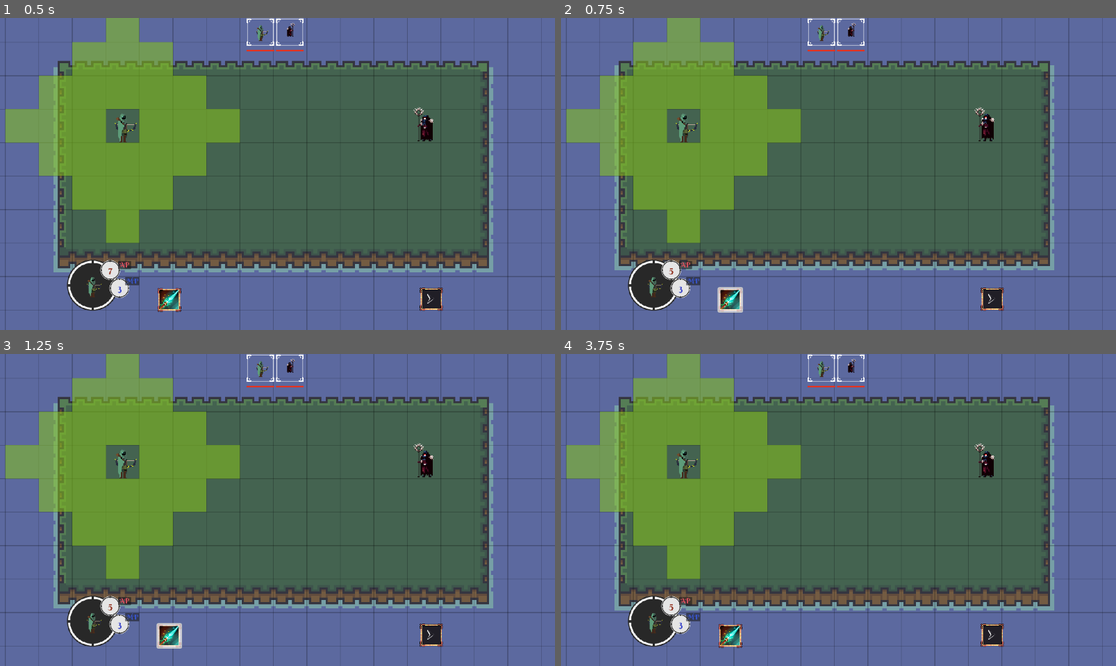
Above: before the commit, frames 1-4 (two rows, left to right).
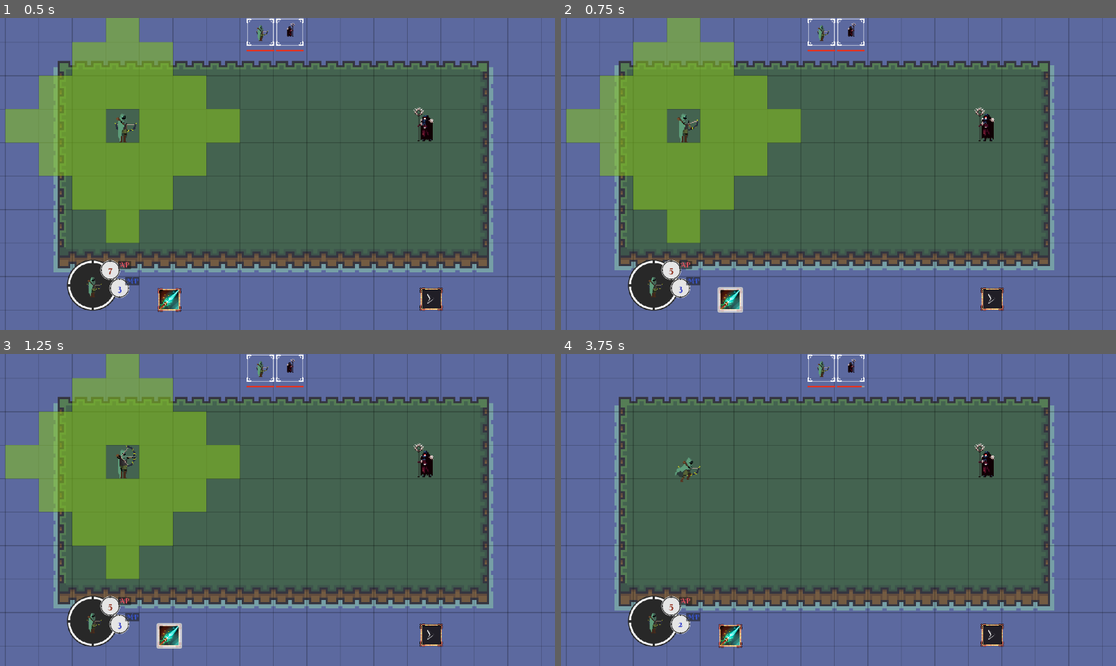
Above: after the commit, the same moments.

Repository: Xeronax/laughing-arrow
Game: Godot game, scene res://Main.tscn
Two runs of this game, one before a commit and one after it. Both use one fixed random seed, a clock stepped at 60 frames per second and the inputs below.
Inputs (mouse positions are in pixels of both pictures, inside the frame that each line leads up to):
- Up to frame 1 (0.5 s): no input
- Up to frame 2 (0.75 s): click (733, 298) at 0.5 s
- Up to frame 3 (1.25 s): no input
- Up to frame 4 (3.75 s): click (821, 369) at 1.27 s; click (821, 369) at 2.02 s; move the mouse to (960, 494) at 2.77 s; click (960, 494) at 2.92 s; tap Enter at 3.5 s; move the mouse to (727, 525) at 3.52 s; click (727, 525) at 3.67 s

Frame 1 is identical in both runs. In frame 2, less than 0.1% of the frame differs, in the area x 20-25%, y 30-40%; in frame 3, 0.1%; in frame 4, 16%, in the area x 1-55%, y 0-89%.

Commit message:
Movement

Diff:
--- a/characters/battle_character.gd
+++ b/characters/battle_character.gd
@@ -35,6 +35,7 @@
 		_highlight_movement_range()
 
 func end_turn() -> void:
+	movement_cells.clear()
 	is_turn = false
 	Global.highlight_map.clear()
 	turn_ending.emit()
@@ -65,17 +66,34 @@
 	animation.play("popup")
 
 func move(cell: Vector2i) -> void:
-	reversed = cell.x < grid_position.x
-	sprite_component.animation_player.play("run")
+	var path: Array[Vector2i] = Global.path_to_cell(self.grid_position, cell)
+	_create_move_tween(path).call()
 
+func _create_move_tween(path: Array[Vector2i]) -> Callable:
+	var temp: Array[Vector2i] = path.duplicate()
+	if temp.is_empty():
+		return func ():
+			sprite_component.animation_player.play("idle")
+			_highlight_movement_range()
+	var cell: Vector2i = temp.pop_front()
+	return func ():
+		var tween: Tween = get_tree().create_tween()
+		reversed = grid_position > cell
+		stats.set_mp(stats.mp - 1)
+		grid_position = cell
+		sprite_component.animation_player.play("run")
+		tween.tween_property(self, "global_position", Global.grid_to_global_position(cell), .5)
+		tween.tween_callback(_create_move_tween(temp))
+	print(cell)
 
 func _highlight_movement_range(pos: Vector2i = grid_position) -> void:
 	if stats.mp <= 0:
 		return
 	var movement_range: int = stats.mp
 	var highlight_map: TileMapLayer = Global.highlight_map
+	movement_cells.clear()
 
-	for dist in range(1, movement_range):
+	for dist in range(0, movement_range):
 		var up: Vector2i = grid_position + Vector2i(0, -dist)
 		var down: Vector2i = grid_position + Vector2i(0, dist)
 		var left: Vector2i = grid_position + Vector2i(-dist, 0)
--- a/characters/necromancer/Necromancer.tscn
+++ b/characters/necromancer/Necromancer.tscn
@@ -1026,7 +1026,7 @@
 [node name="AnimatedSprite2D" type="AnimatedSprite2D" parent="."]
 position = Vector2(1, 2)
 sprite_frames = SubResource("SpriteFrames_j07fn")
-animation = &"idle"
+animation = &"attack"
 speed_scale = 0.5
 
 [node name="AnimationPlayer" type="AnimationPlayer" parent="AnimatedSprite2D"]
@@ -1034,7 +1034,6 @@
 libraries = {
 "": SubResource("AnimationLibrary_3aka1")
 }
-speed_scale = 0.424
 
 [node name="CollisionShape2D" type="CollisionShape2D" parent="."]
 position = Vector2(0, -1)
--- a/characters/player/Player.tscn
+++ b/characters/player/Player.tscn
@@ -218,6 +218,7 @@
 [sub_resource type="Animation" id="Animation_2k0ht"]
 resource_name = "run"
 length = 0.2333
+loop_mode = 1
 tracks/0/type = "value"
 tracks/0/imported = false
 tracks/0/enabled = true
@@ -242,9 +243,76 @@
 "update": 1,
 "values": [&"run"]
 }
+tracks/2/type = "value"
+tracks/2/imported = false
+tracks/2/enabled = true
+tracks/2/path = NodePath("AnimationPlayer:speed_scale")
+tracks/2/interp = 1
+tracks/2/loop_wrap = true
+tracks/2/keys = {
+"times": PackedFloat32Array(0),
+"transitions": PackedFloat32Array(1),
+"update": 0,
+"values": [0.495]
+}
+
+[sub_resource type="Animation" id="Animation_pvpa4"]
+resource_name = "attack"
+length = 0.3333
+tracks/0/type = "value"
+tracks/0/imported = false
+tracks/0/enabled = true
+tracks/0/path = NodePath(".:frame")
+tracks/0/interp = 1
+tracks/0/loop_wrap = true
+tracks/0/keys = {
+"times": PackedFloat32Array(0, 0.0333333, 0.0666667, 0.1, 0.133333, 0.166667, 0.2, 0.2333, 0.266667, 0.3, 0.333333),
+"transitions": PackedFloat32Array(1, 1, 1, 1, 1, 1, 1, 1, 1, 1, 1),
+"update": 1,
+"values": [0, 1, 2, 3, 4, 5, 6, 7, 8, 9, 10]
+}
+tracks/1/type = "value"
+tracks/1/imported = false
+tracks/1/enabled = true
+tracks/1/path = NodePath(".:animation")
+tracks/1/interp = 1
+tracks/1/loop_wrap = true
+tracks/1/keys = {
+"times": PackedFloat32Array(0),
+"transitions": PackedFloat32Array(1),
+"update": 1,
+"values": [&"attack"]
+}
+tracks/2/type = "value"
+tracks/2/imported = false
+tracks/2/enabled = true
+tracks/2/path = NodePath("AnimationPlayer:speed_scale")
+tracks/2/interp = 1
+tracks/2/loop_wrap = true
+tracks/2/keys = {
+"times": PackedFloat32Array(0),
+"transitions": PackedFloat32Array(1),
+"update": 0,
+"values": [0.35]
+}
+tracks/3/type = "method"
+tracks/3/imported = false
+tracks/3/enabled = true
+tracks/3/path = NodePath("../Spellbook/Shoot")
+tracks/3/interp = 1
+tracks/3/loop_wrap = true
+tracks/3/keys = {
+"times": PackedFloat32Array(0.3),
+"transitions": PackedFloat32Array(1),
+"values": [{
+"args": [],
+"method": &"deal_damage"
+}]
+}
 
 [sub_resource type="AnimationLibrary" id="AnimationLibrary_lc5g3"]
 _data = {
+"attack": SubResource("Animation_pvpa4"),
 "idle": SubResource("Animation_id3sk"),
 "run": SubResource("Animation_2k0ht")
 }
@@ -259,12 +327,15 @@
 
 [node name="AnimatedSprite2D" type="AnimatedSprite2D" parent="."]
 sprite_frames = SubResource("SpriteFrames_rhcyd")
-animation = &"idle"
+animation = &"attack"
+frame = 9
+speed_scale = 0.5
 
 [node name="AnimationPlayer" type="AnimationPlayer" parent="AnimatedSprite2D"]
 libraries = {
 "": SubResource("AnimationLibrary_lc5g3")
 }
+speed_scale = 0.35
 
 [node name="CollisionShape2D" type="CollisionShape2D" parent="."]
 shape = SubResource("CapsuleShape2D_sdhi5")
--- a/global.gd
+++ b/global.gd
@@ -9,6 +9,7 @@
 var map: TileMapLayer = null
 var highlight_map: TileMapLayer = null
 var ui: CanvasLayer = null
+var pathfinding_map: AStarGrid2D = null
 
 
 func _ready() -> void:
@@ -19,6 +20,7 @@
 	map = current_scene.map
 	ui = current_scene.ui
 	highlight_map = current_scene.highlight_map
+	pathfinding_map = current_scene.layer_holder.map_astar
 
 	teleport_character(current_scene.player, 4, 4)
 	teleport_character(current_scene.dummy, 13, 4)
@@ -36,5 +38,13 @@
 	return (grid_to_global_position(cell) - camera.global_position) * camera.zoom + current_scene.get_viewport_rect().size / 2
 
 func highlight_cell(position: Vector2i, color: Vector2i) -> void:
-	print("Highlighting ", position)
 	highlight_map.set_cell(position, 0, color)
+
+func path_to_cell(from: Vector2i, to: Vector2i) -> Array[Vector2i]:
+	var path: Array[Vector2i] = []
+	for vec in pathfinding_map.get_point_path(from, to):
+		if Vector2i(vec/16) == from:
+			continue
+		var local_point: Vector2i = Vector2i(vec/16)
+		path.append(local_point)
+	return path
--- a/layer_holder.gd
+++ b/layer_holder.gd
@@ -10,12 +10,12 @@
 var grid_width: float = 0.35
 var map_width: int = 20
 var map_height: int = 15
-var hovered_tile: Vector2i
 var map_astar: AStarGrid2D = AStarGrid2D.new()
 
 func _ready() -> void:
 	map_astar.set_cell_size(Vector2i(16, 16))
 	map_astar.set_region(map.get_used_rect())
+	map_astar.set_diagonal_mode(AStarGrid2D.DIAGONAL_MODE_NEVER)
 	map_astar.update()
 
 func _draw() -> void:
@@ -29,24 +29,15 @@
 		var ending_point: Vector2 = Vector2(map_width * tile_size, y * tile_size)
 		draw_line(starting_point, ending_point, grid_color, grid_width)
 
-func _process(delta: float) -> void:
-	if current_controller.stats.mp <= 0:
-		return
-	var mouse_pos = get_local_mouse_position()
-	var hovered_tile = map.local_to_map(mouse_pos)
-	if not current_controller.movement_cells.has(hovered_tile):
-		return
-	var path: Array[Vector2] = []
-	for vec in  map_astar.get_point_path(current_controller.grid_position, hovered_tile):
-		var local_point: Vector2 = vec/16
-		path.append(local_point)
-	print(path)
-
 func _unhandled_input(event: InputEvent) -> void:
 	if event is not InputEventMouseButton:
 		return
 	if not current_controller.is_turn:
 		return
+	if not event.is_pressed():
+		return
+	var hovered_tile: Vector2i = map.local_to_map(get_local_mouse_position())
 	if not current_controller.movement_cells.has(hovered_tile):
 		return
+	highlight_map.clear()
 	current_controller.move(hovered_tile)
--- a/main.gd
+++ b/main.gd
@@ -7,3 +7,4 @@
 @onready var ui: CanvasLayer = $UI
 @onready var camera: Camera2D = $Camera2D
 @onready var highlight_map: TileMapLayer = $LayerHolder/Highlights
+@onready var layer_holder: Node2D = $LayerHolder
--- a/spells/shoot/shoot.gd
+++ b/spells/shoot/shoot.gd
@@ -14,17 +14,11 @@
 	if not super():
 		return false
 	caster.casting = true
-	caster.sprite_component.Sprite.play(animation_name)
-	caster.sprite_component.Sprite.frame_changed.connect(attack)
-	caster.sprite_component.Sprite.animation_finished.connect(_cleanup)
+	caster.sprite_component.animation_player.play("attack")
 	return true
 
-func attack() -> void:
-	if(caster.sprite_component.Sprite.get_frame() != 8):
-		return
-	deal_damage()
-
-func _cleanup() -> void:
+func deal_damage() -> void:
+	super()
 	caster.casting = false
-	caster.sprite_component.Sprite.frame_changed.disconnect(attack)
-	caster.sprite_component.Sprite.animation_finished.disconnect(_cleanup)
+	caster.sprite_component.animation_player.play("idle")
+	target.sprite_component.animation_player.play("get_hit")
--- a/utils/components/spell_component.gd
+++ b/utils/components/spell_component.gd
@@ -31,6 +31,7 @@
 		print("Not enough ap to cast ", spell_name)
 		return false
 	caster.stats.set_ap(caster.stats.ap - ap_cost)
+	caster.reversed = caster.grid_position.x > target.grid_position.x
 	return true
 
 func deal_damage() -> void:
Not shown: 1 places in characters/player/Player.tscn that only renumber resources
